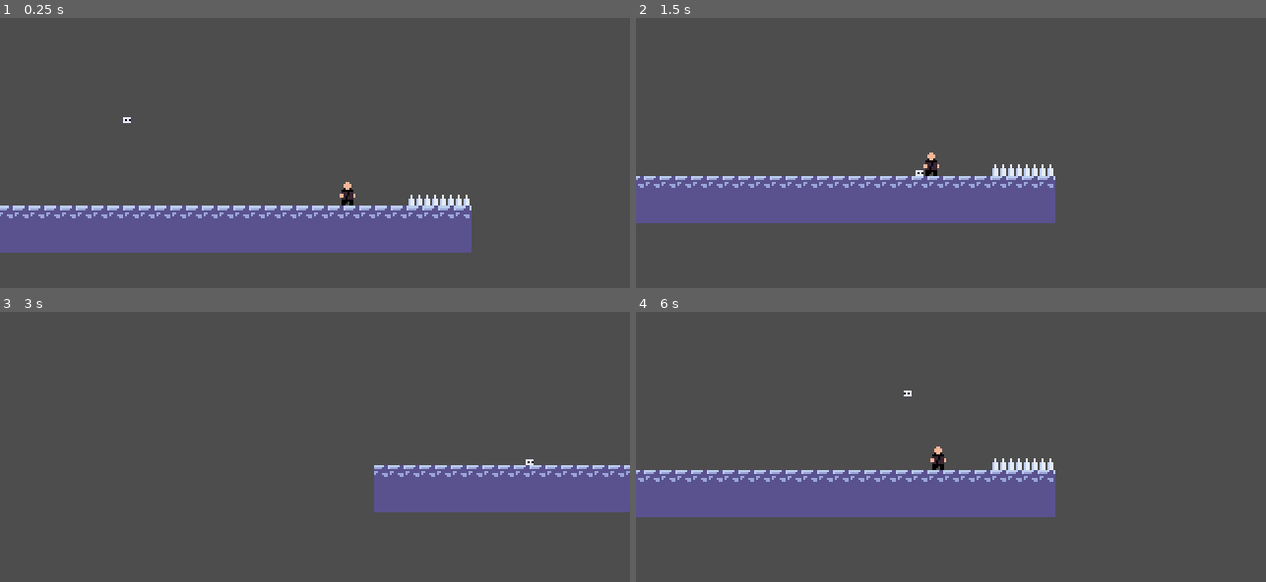
Above: before the commit, frames 1-4 (two rows, left to right).
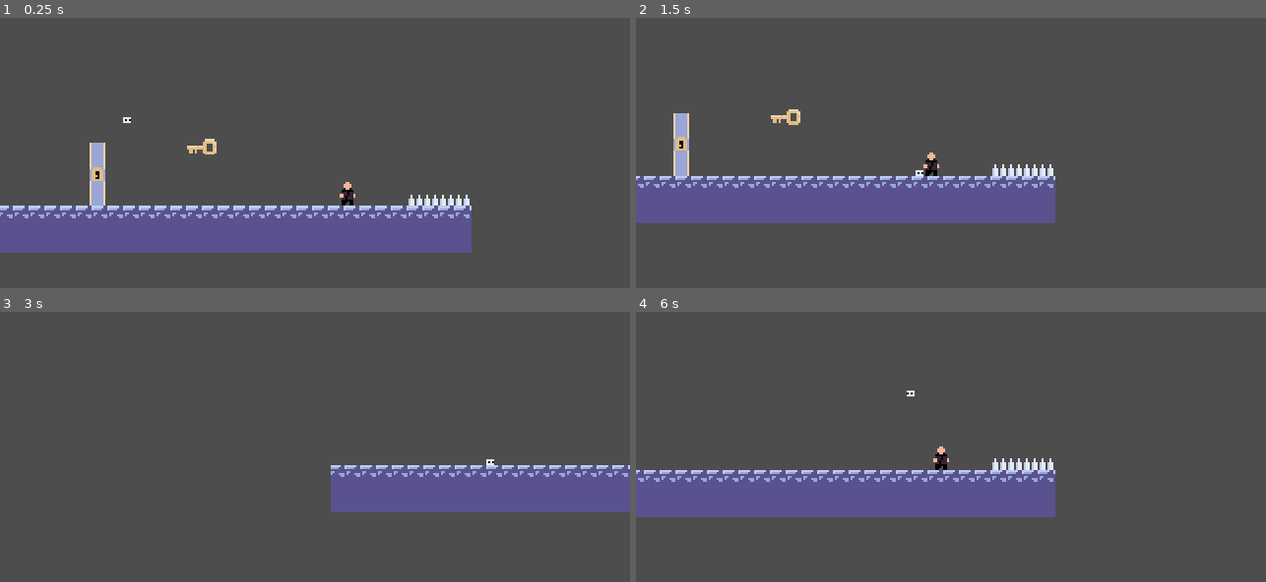
Above: after the commit, the same moments.

Repository: MikealMaksimus/DayDream
Game: Godot game, scene res://the_real_test.tscn
Two runs of this game, one before a commit and one after it. Both use one fixed random seed, a clock stepped at 60 frames per second and the inputs below. The project has no main scene, so this scene is started directly.
Inputs:
- Up to frame 1 (0.25 s): no input
- Up to frame 2 (1.5 s): hold D (right) from 0.53 s (still down); tap K (Posess) at 0.6, 1.35 s; tap Space (jump) at 0.77 s; tap Enter at 1.25 s
- Up to frame 3 (3 s): tap Space (jump) at 1.52, 2.75 s; release D (right) at 2.03 s; hold A (left) 2.03-2.78 s; tap K (Posess) at 2.1, 2.85 s; hold D (right) from 2.78 s (still down)
- Up to frame 4 (6 s): tap Space (jump) at 3.02, 3.77, 4.52, 5.75 s; tap K (Posess) every 0.75 s from 3.6 to 5.85 s; release D (right) at 4.28 s; hold A (left) 4.28-5.03 s; tap Enter at 5 s; hold D (right) 5.03-5.78 s; hold A (left) from 5.78 s (still down)

The runs differ from the first frame. In frame 1, 0.7% of the frame differs, in the area x 14-35%, y 44-70%; in frame 2, 0.7%; in frame 3, 2.0%, in the area x 52-100%, y 54-75%; in frame 4, 0.1%.

Commit message:
Keys and doors

Diff:
--- a/Info.gd
+++ b/Info.gd
@@ -6,6 +6,7 @@
 
 var hop = false
 var wallJump = false
+var key = false
 
 var posessing = false
 var posessed
--- /dev/null
+++ b/door.gd
@@ -0,0 +1,7 @@
+extends Node2D
+
+
+func _on_area_2d_body_entered(body: Node2D) -> void:
+	if body.is_in_group("Player") and Info.key:
+		Info.key = false
+		queue_free()
--- /dev/null
+++ b/door.tscn
@@ -0,0 +1,28 @@
+[gd_scene load_steps=5 format=3 uid="uid://b5euy8fwj1h5x"]
+
+[ext_resource type="Script" path="res://door.gd" id="1_r0dwb"]
+[ext_resource type="Texture2D" uid="uid://bg0iqd0po5hwt" path="res://Sprites2/Door.png" id="1_y6qpy"]
+
+[sub_resource type="RectangleShape2D" id="RectangleShape2D_ay46b"]
+size = Vector2(14, 32)
+
+[sub_resource type="RectangleShape2D" id="RectangleShape2D_47d1f"]
+size = Vector2(8, 32)
+
+[node name="Door" type="Node2D"]
+script = ExtResource("1_r0dwb")
+
+[node name="Sprite2D" type="Sprite2D" parent="."]
+texture = ExtResource("1_y6qpy")
+
+[node name="Area2D" type="Area2D" parent="."]
+
+[node name="CollisionShape2D" type="CollisionShape2D" parent="Area2D"]
+shape = SubResource("RectangleShape2D_ay46b")
+
+[node name="StaticBody2D" type="StaticBody2D" parent="."]
+
+[node name="CollisionShape2D" type="CollisionShape2D" parent="StaticBody2D"]
+shape = SubResource("RectangleShape2D_47d1f")
+
+[connection signal="body_entered" from="Area2D" to="." method="_on_area_2d_body_entered"]
--- /dev/null
+++ b/key.gd
@@ -0,0 +1,10 @@
+extends Node2D
+
+func _on_area_2d_body_entered(body: Node2D) -> void:
+	if body.is_in_group("Player"):
+		Info.key = true
+		hide()
+
+
+func _on_player_reset() -> void:
+	show()
--- /dev/null
+++ b/key.tscn
@@ -0,0 +1,21 @@
+[gd_scene load_steps=4 format=3 uid="uid://cgqlyok3f1h1k"]
+
+[ext_resource type="Script" path="res://key.gd" id="1_lkb53"]
+[ext_resource type="Texture2D" uid="uid://c5g7qbbb6ebg5" path="res://Sprites2/Key.png" id="1_s6skt"]
+
+[sub_resource type="RectangleShape2D" id="RectangleShape2D_wnsmj"]
+size = Vector2(19, 8)
+
+[node name="Key" type="Node2D"]
+script = ExtResource("1_lkb53")
+
+[node name="Area2D" type="Area2D" parent="."]
+
+[node name="CollisionShape2D" type="CollisionShape2D" parent="Area2D"]
+position = Vector2(0.5, 0)
+shape = SubResource("RectangleShape2D_wnsmj")
+
+[node name="Key" type="Sprite2D" parent="."]
+texture = ExtResource("1_s6skt")
+
+[connection signal="body_entered" from="Area2D" to="." method="_on_area_2d_body_entered"]
--- a/the_real_test.tscn
+++ b/the_real_test.tscn
@@ -6,6 +6,8 @@
 [ext_resource type="PackedScene" uid="uid://lh1f3upn0so3" path="res://spikes.tscn" id="4_ialeo"]
 [ext_resource type="PackedScene" uid="uid://bf6svam4es1k7" path="res://camera_anchor.tscn" id="5_r5qvl"]
 [ext_resource type="PackedScene" uid="uid://cxnwwxym0d75l" path="res://camera_2d.tscn" id="6_26033"]
+[ext_resource type="PackedScene" uid="uid://cgqlyok3f1h1k" path="res://key.tscn" id="7_46qq0"]
+[ext_resource type="PackedScene" uid="uid://b5euy8fwj1h5x" path="res://door.tscn" id="8_vbkt6"]
 
 [node name="TheRealTest" type="Node2D"]
 
@@ -31,6 +33,13 @@
 position_smoothing_enabled = true
 position_smoothing_speed = 7.0
 
+[node name="Key" parent="." instance=ExtResource("7_46qq0")]
+position = Vector2(71, 90)
+
+[node name="Door" parent="." instance=ExtResource("8_vbkt6")]
+position = Vector2(18, 104)
+
 [connection signal="drop" from="Player" to="Dude" method="_on_player_drop"]
 [connection signal="reset" from="Player" to="Dude" method="_on_player_reset"]
+[connection signal="reset" from="Player" to="Key" method="_on_player_reset"]
 [connection signal="save" from="Player" to="Dude" method="_on_player_save"]
Binary file added: Sprites2/Door.png
Not shown, added: Sprites2/Door.png.import
Binary file added: Sprites2/Key.png
Not shown, added: Sprites2/Key.png.import
Not shown: 1 places in the_real_test.tscn that only renumber resources
